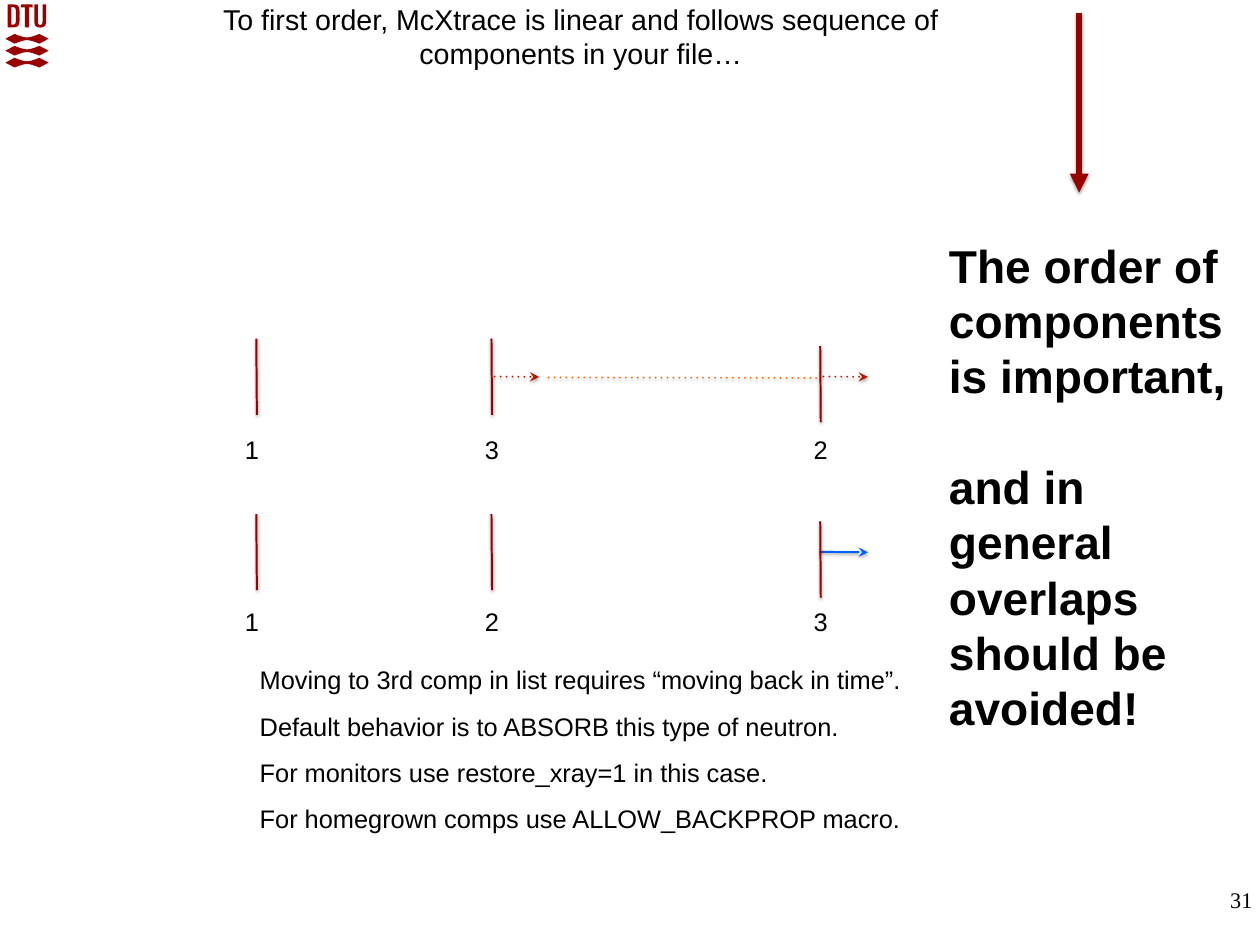
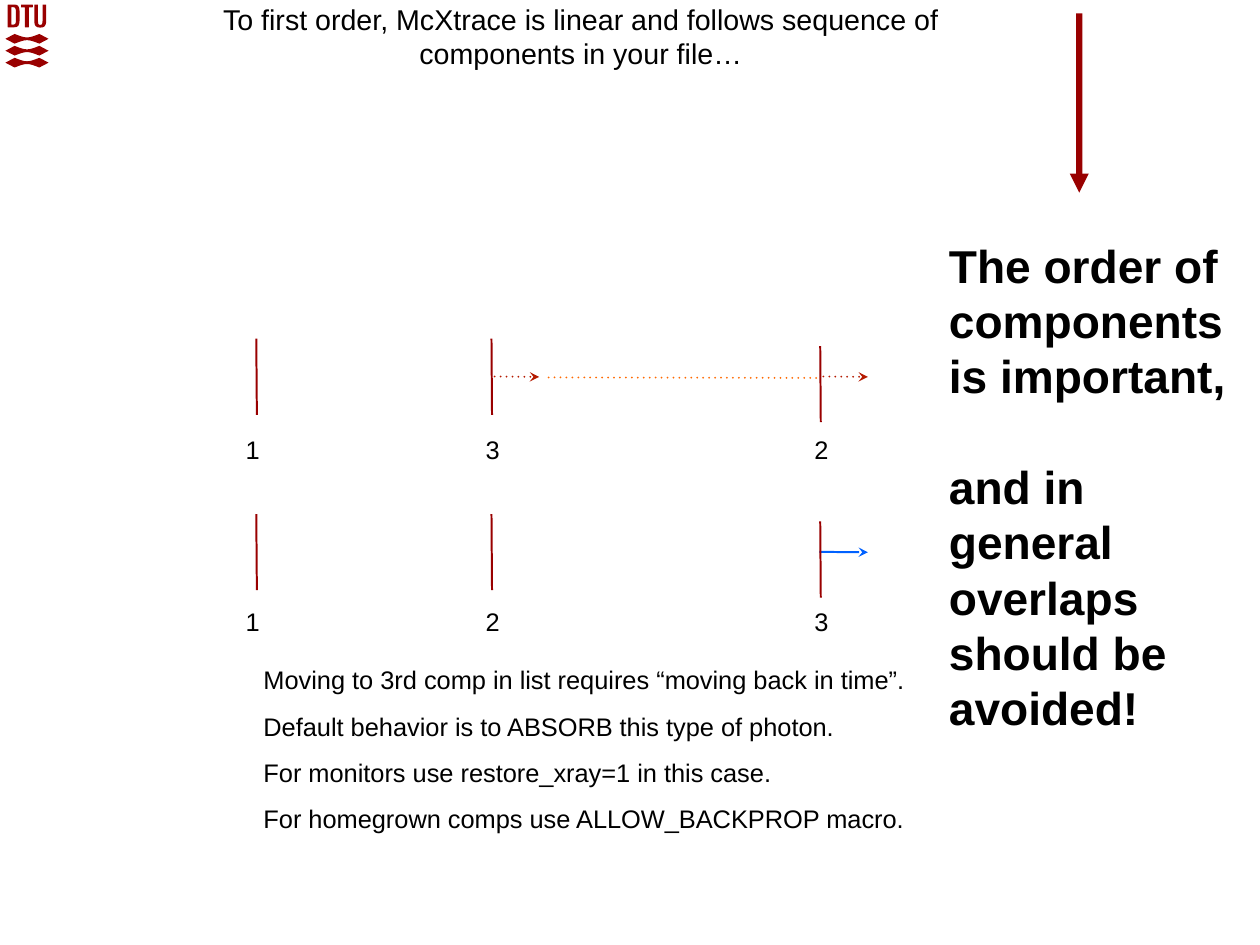
Before and after one commit to McStasMcXtrace/Schools, a slide deck: slide 31 of SOLEIL_March_2022/Day2_Thursday_March_10th/3_Components/McXtrace_component_and_instrument_concepts.pptx. Drawn at 1260x945 pixels with LibreOffice and Linux fonts; fonts in the diff are those of the drawing; background and template pictures are left out. Boxes give left, top, right and bottom in pixels: in the first picture for what was removed or moved away, otherwise in the second. Text is boxed around its words. In the diff, an @@ line names an element or a change of style, - is before the commit and + after.

Commit message:
SOLEIL 2022: 3-components: update presentation (remove 'neutron' -> 'photon')

```diff
--- a/SOLEIL_March_2022/Day2_Thursday_March_10th/3_Components/McXtrace_component_and_instrument_concepts.pptx
+++ b/SOLEIL_March_2022/Day2_Thursday_March_10th/3_Components/McXtrace_component_and_instrument_concepts.pptx
@@ text at (263, 717, 834, 741): text changed @@
-Default behavior is to ABSORB this type of neutron.
+Default behavior is to ABSORB this type of photon.
@@ page number removed at (1230, 893, 1252, 909) @@
-31
```
Also in this commit, not shown: 30 other slides changed, 1 other file.
